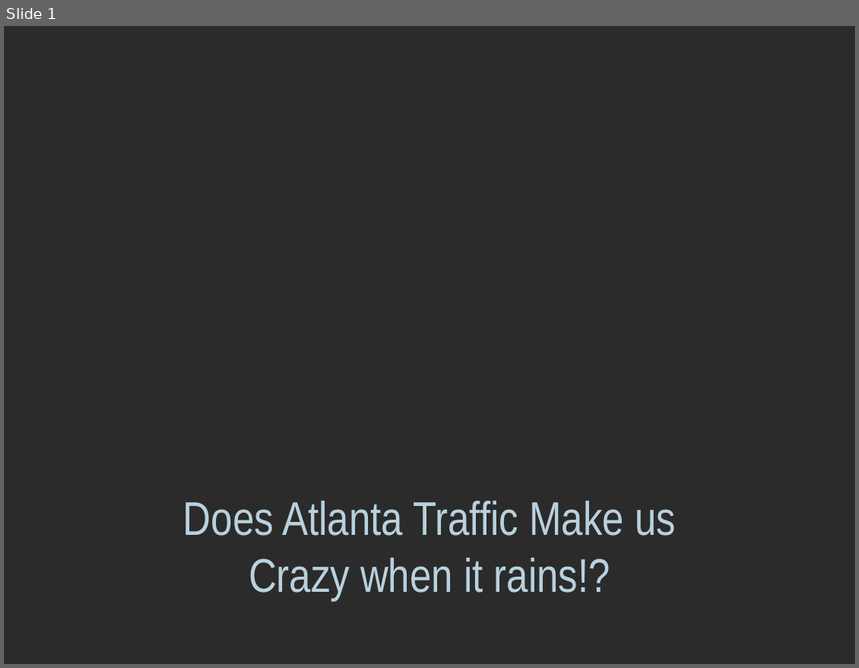
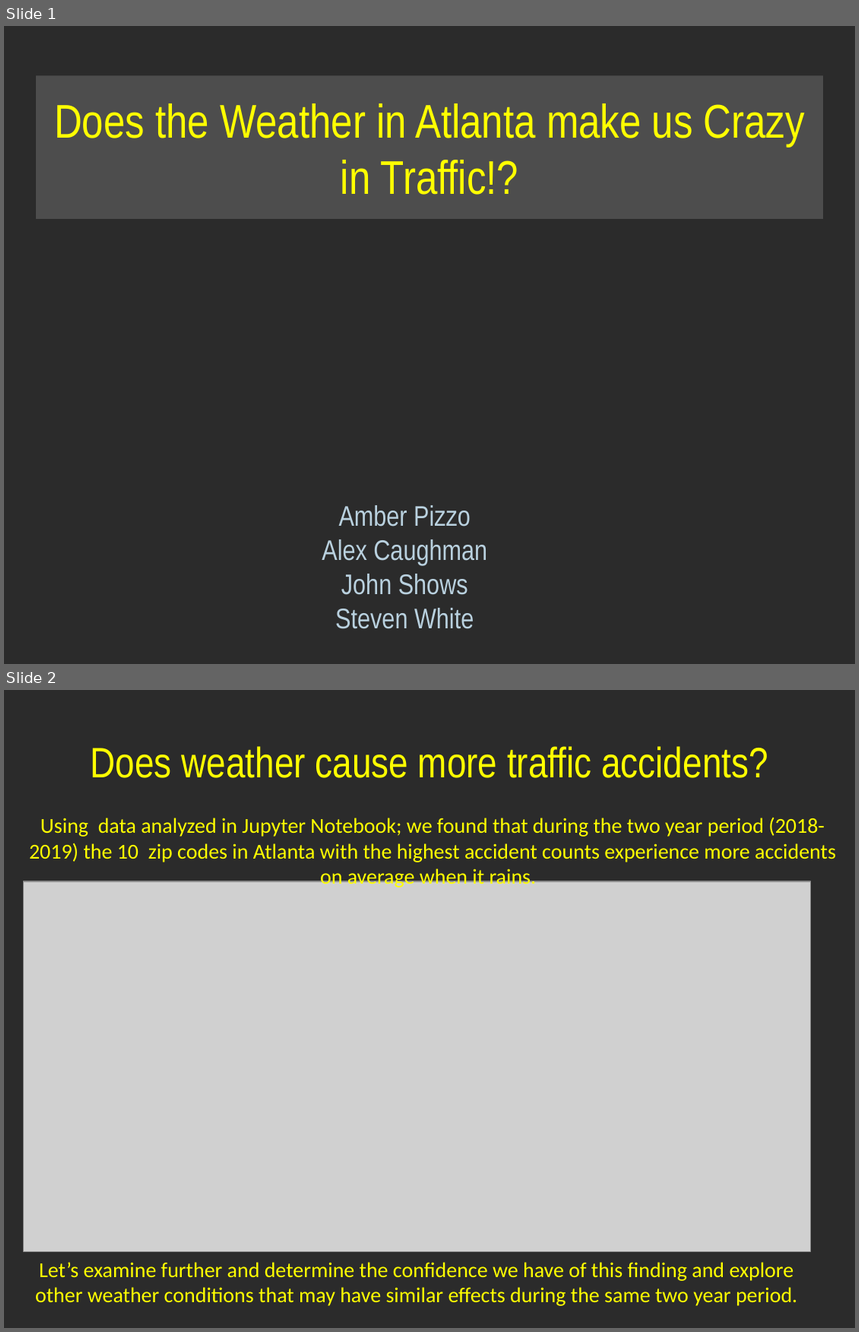
Before and after one commit to alexcaughman/iteration_station, a slide deck: Atlanta Traffic PPT.pptx. Shown one above the other, each under a label of ours: slide 1 before the commit, slides 1 and 2 after it. The pictures are 859x668 and 859x1332 pixels, drawn with LibreOffice and Linux fonts; fonts in the diff are those of the drawing; grey boxes stand for pictures; background and template pictures are left out; a plain dark background stands for a picture behind light text. Boxes give left, top, right and bottom in pixels: in the first picture for what was removed or moved away, otherwise in the second. Text is boxed around its words. In the diff, an @@ line names an element or a change of style, - is before the commit and + after.

```diff
--- a/Atlanta Traffic PPT.pptx
+++ b/Atlanta Traffic PPT.pptx
@@ slide 2 added at [4,690,855,1328], background picture (left out) @@
@@ title added at [91,746,769,778], 36 pt, text #FFFF00 @@
+Does weather cause more traffic accidents?
@@ text added at [29,818,836,889], 18 pt, text #FFFF00 @@
+Using data analyzed in Jupyter Notebook; we found that during the two year period (2018-2019) the 10 zip codes in Atlanta with the highest accident counts experience more accidents on average when it rains.
@@ picture added at [24,882,811,1252] @@
@@ text added at [35,1262,797,1306], 18 pt, text #FFFF00 @@
+Let’s examine further and determine the confidence we have of this finding and explore other weather conditions that may have similar effects during the same two year period.
@@ slide 1 changed as well @@
@@ title "Does the Weather in Atlanta ...": place and size @@
-title "Does the Weather in Atlanta ..." at [183,501,676,601]
+title "Does the Weather in Atlanta ..." at [37,75,824,218]
@@ title "Does the Weather in Atlanta ..." at [37,75,824,218]: fill none to #7A7A7A at 44% opacity @@
@@ title at [54,104,805,195]: text changed; text colour #B9D1DF to #FFFF00 @@
-Does Atlanta Traffic Make us Crazy when it rains!?
+Does the Weather in Atlanta make us Crazy in Traffic!?
@@ text added at [322,506,487,629], 24 pt, text #B9D1DF @@
+Amber Pizzo
+Alex Caughman
+John Shows
+Steven White
```
Also in this commit, not shown: 8 other slides added, 1 slide removed, 1 other file.
